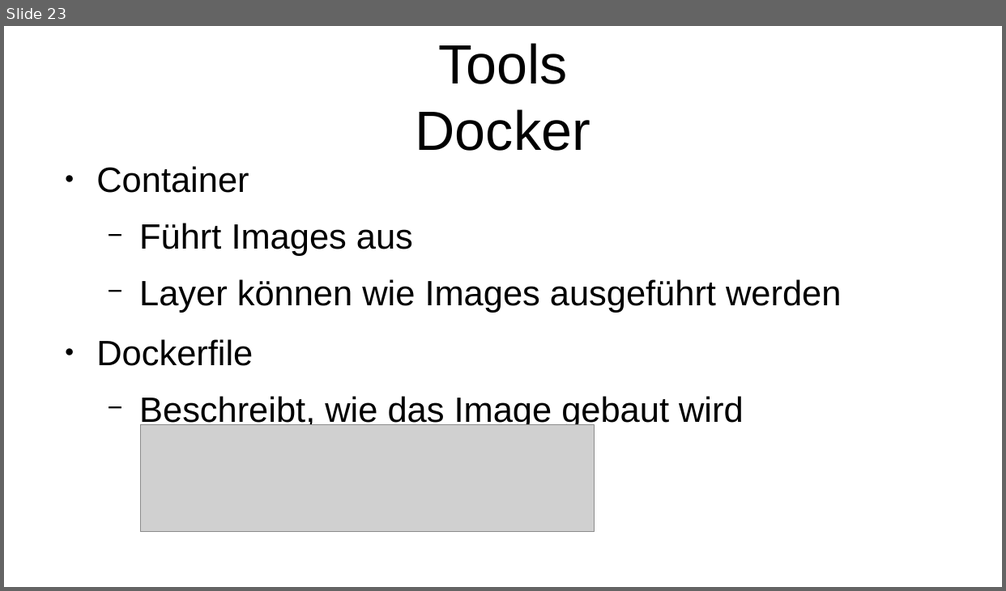
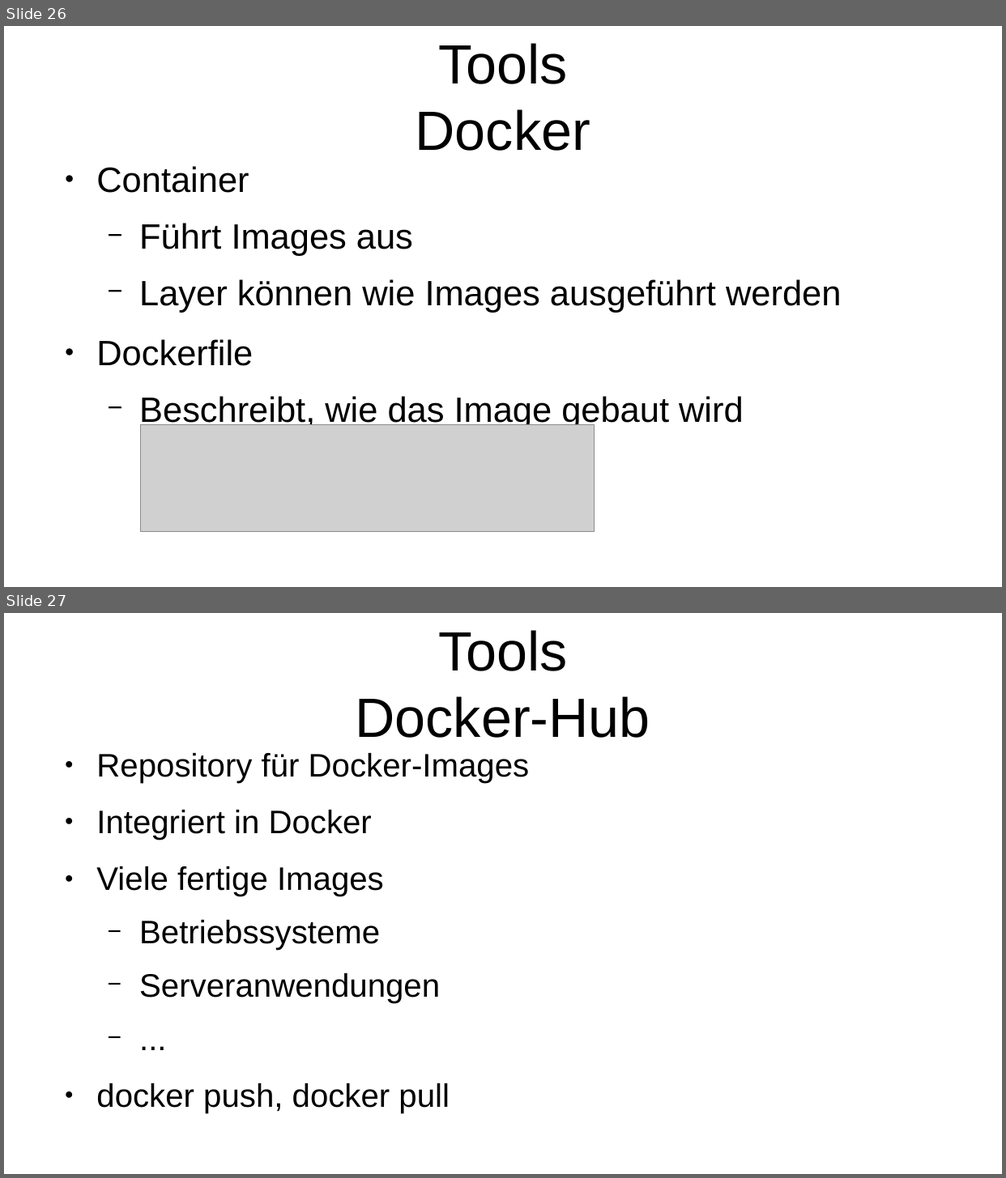
Before and after one commit to SGSE18/book, a slide deck: docs/continuous-software-engineering/pres.odp. Shown one above the other, each under a label of ours: slide 23 before the commit, slides 26 and 27 after it. The pictures are 1006x591 and 1006x1178 pixels, drawn with LibreOffice and Linux fonts; fonts in the diff are those of the drawing; grey boxes stand for pictures. Boxes give left, top, right and bottom in pixels: in the first picture for what was removed or moved away, otherwise in the second. Text is boxed around its words. In the diff, an @@ line names an element or a change of style, - is before the commit and + after.

```diff
--- a/docs/continuous-software-engineering/pres.odp
+++ b/docs/continuous-software-engineering/pres.odp
@@ slide 27 added at (x1=4, y1=613, x2=1002, y2=1174), background #FFFFFF @@
@@ title added at (x1=356, y1=630, x2=650, y2=738), 44 pt, text #000000 @@
+Tools
+Docker-Hub
@@ text added at (x1=96, y1=753, x2=530, y2=1114), 25.9 pt, text #000000 @@
+● Repository für Docker-Images
+● Integriert in Docker
+● Viele fertige Images
+  − Betriebssysteme
+  − Serveranwendungen
+  − ...
+● docker push, docker pull
@@ what was slide 23 is now slide 26 @@
```
Also in this commit, not shown: 1 slide changed, 5 other slides added, 2 other files.
